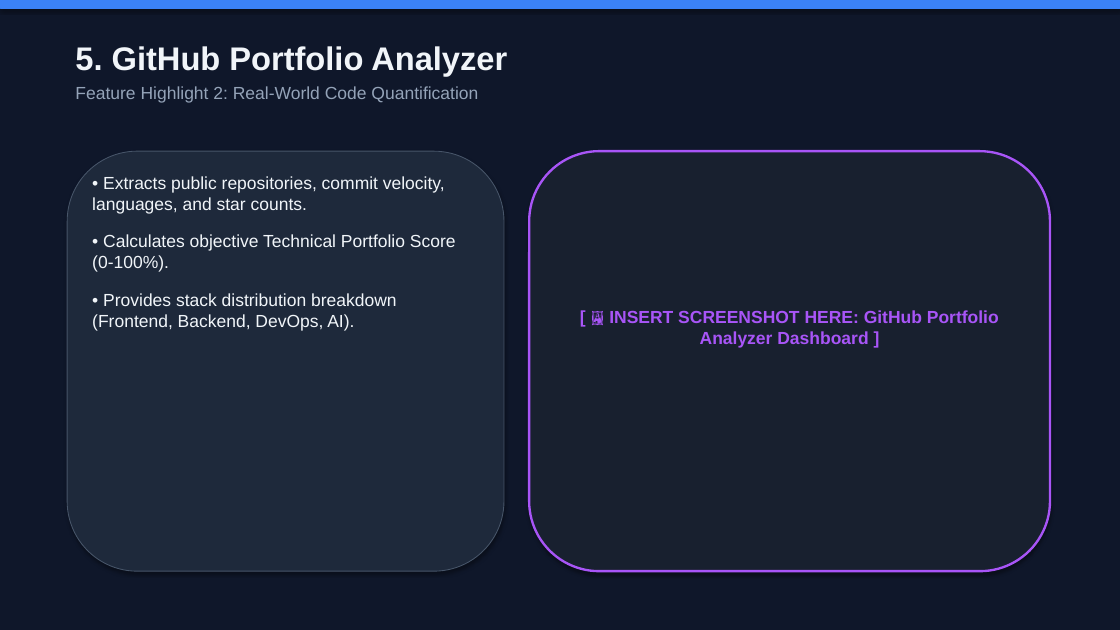
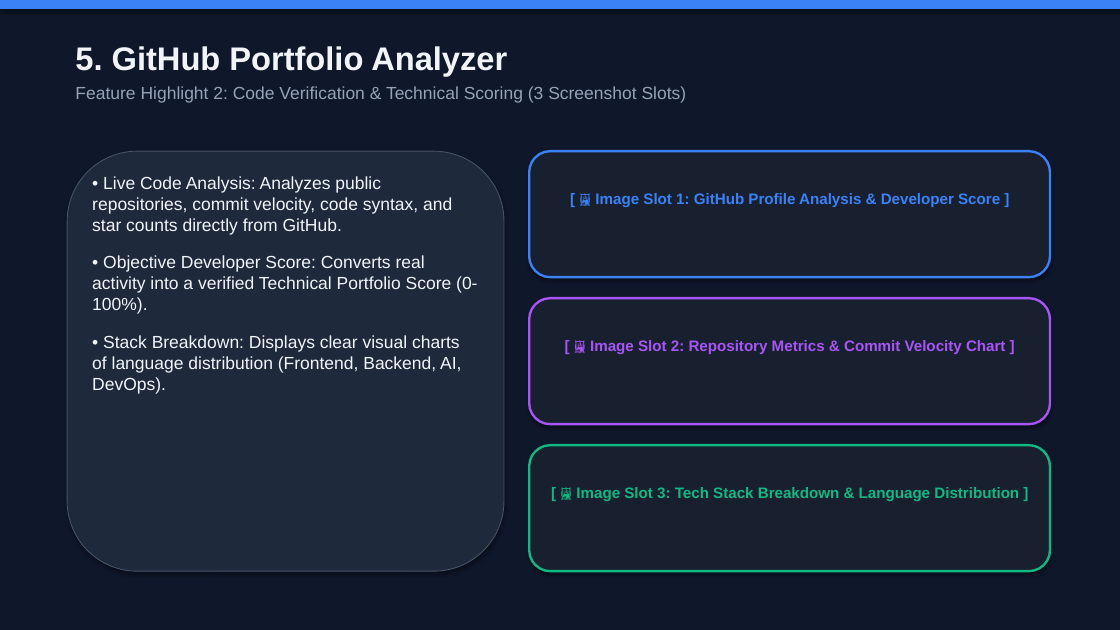
Before and after one commit to RudranshKadiveti/Team-Placebo, a slide deck: slide 6 of CareerPilot_AI_Presentation.pptx. Drawn at 1120x630 pixels with LibreOffice and Linux fonts; fonts in the diff are those of the drawing. Boxes give left, top, right and bottom in pixels: in the first picture for what was removed or moved away, otherwise in the second. Text is boxed around its words. In the diff, an @@ line names an element or a change of style, - is before the commit and + after.

Commit message:
docs: Update presentation deck with merged ATS slide, 3 GitHub image slots, and feature-first descriptions

```diff
--- a/CareerPilot_AI_Presentation.pptx
+++ b/CareerPilot_AI_Presentation.pptx
@@ text at <box>75,86,687,103</box>: text changed @@
-Feature Highlight 2: Real-World Code Quantification
+Feature Highlight 2: Code Verification & Technical Scoring (3 Screenshot Slots)
@@ text at <box>92,176,477,394</box>: text changed @@
-• Extracts public repositories, commit velocity, languages, and star counts.
-• Calculates objective Technical Portfolio Score (0-100%).
-• Provides stack distribution breakdown (Frontend, Backend, DevOps, AI).
+• Live Code Analysis: Analyzes public repositories, commit velocity, code syntax, and star counts directly from GitHub.
+• Objective Developer Score: Converts real activity into a verified Technical Portfolio Score (0-100%).
+• Stack Breakdown: Displays clear visual charts of language distribution (Frontend, Backend, AI, DevOps).
@@ rounded rectangle added at <box>529,151,1050,277</box>, fill #18202F, outline #3B82F6 2 pt @@
@@ text at <box>595,193,1000,207</box>: text changed; size 15 to 13 pt; text colour #A855F7 to #3B82F6 @@
-[ 🖼️ INSERT SCREENSHOT HERE: GitHub Portfolio Analyzer Dashboard ]
+[ 🖼️ Image Slot 1: GitHub Profile Analysis & Developer Score ]
@@ rounded rectangle: place and size @@
-rounded rectangle at <box>529,151,1050,571</box>
+rounded rectangle at <box>529,298,1050,424</box>
@@ text added at <box>590,340,1006,354</box>, 13 pt, text #A855F7, bold @@
+[ 🖼️ Image Slot 2: Repository Metrics & Commit Velocity Chart ]
@@ rounded rectangle added at <box>529,445,1050,571</box>, fill #18202F, outline #10B981 2 pt @@
@@ text added at <box>576,487,1019,501</box>, 13 pt, text #10B981, bold @@
+[ 🖼️ Image Slot 3: Tech Stack Breakdown & Language Distribution ]
```
Also in this commit, not shown: 7 other slides changed, 6 slides added, 7 slides removed, 1 other file.
